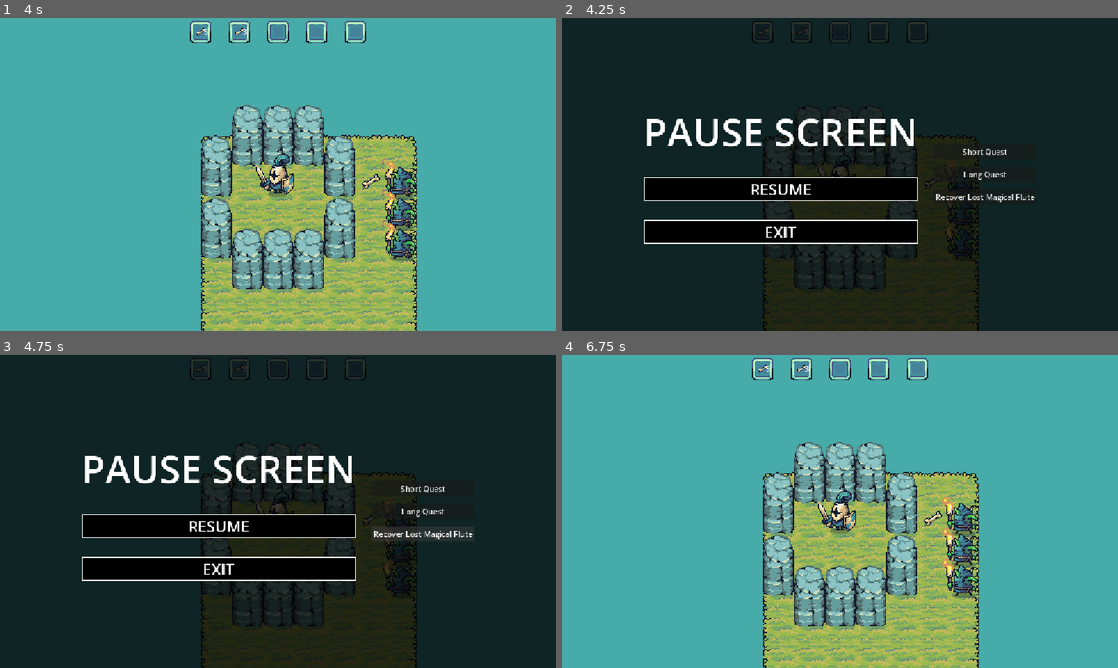
Above: before the commit, frames 1-4 (two rows, left to right).
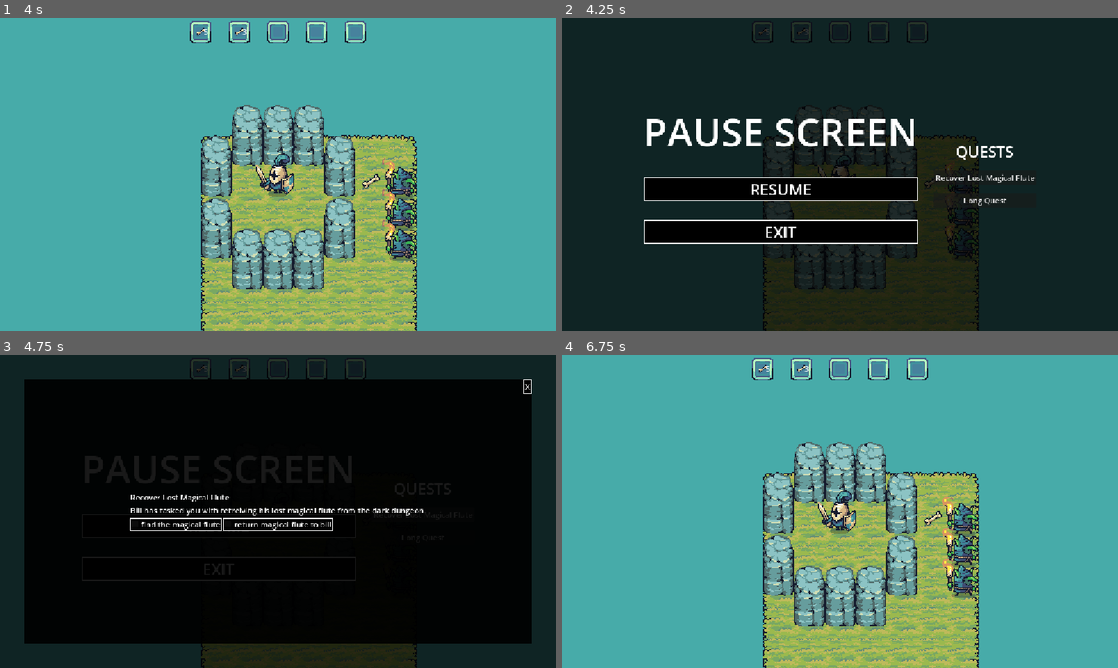
Above: after the commit, the same moments.

Repository: EvilSnowflake/Doctoral
Game: Godot game, scene res://scenes/stage.tscn
Same seed, same stepped clock (60 frames per second), same inputs: the game is played once before the commit and once after it.
Inputs (mouse positions are in pixels of both pictures, inside the frame that each line leads up to):
- Up to frame 1 (4 s): move the mouse to (400, 158) at 0.52 s; hold D (Right) 0.53-1.28 s; tap Space (Interact) at 0.6, 2.1, 3.6 s; click (400, 158) at 0.67 s; move the mouse to (166, 190) at 1.27 s; hold S (Down) 1.28-2.03 s; tap J (test) at 1.35, 2.85 s; click (166, 190) at 1.42 s; move the mouse to (333, 105) at 2.02 s; hold D (Right) 2.03-2.78 s; click (333, 105) at 2.17 s; move the mouse to (250, 237) at 2.77 s; hold W (Up) 2.78-3.53 s; click (250, 237) at 2.92 s; move the mouse to (444, 221) at 3.52 s; hold A (Left) from 3.53 s (still down); click (444, 221) at 3.67 s
- Up to frame 2 (4.25 s): keep holding A (Left); tap Escape (Escape) at 4.15 s
- Up to frame 3 (4.75 s): release A (Left) at 4.25 s; click "Recover Lost Magical Flute" at 4.25 s
- Up to frame 4 (6.75 s): click "Long Quest" at 5 s; click (1090, 386) at 5.75 s, where only the run after the commit has a clickable "X"; click "RESUME" at 6.5 s

Frame 1 is identical in both runs. In frame 2, 0.7% of the frame differs, in the area x 67-86%, y 40-60%; in frame 3, 67%, in the area x 4-96%, y 7-93%; in frame 4, nothing differs.

Commit message:
Quest stuff on pause
Added buttons on the pause screen for each current quest the user is on while also giving each button the ability to show a panel into which there will be all the information on that quest for the player to see.

Diff:
--- a/reality_matter/scenes/pause_menu.tscn
+++ b/reality_matter/scenes/pause_menu.tscn
@@ -2,6 +2,7 @@
 
 [ext_resource type="Script" uid="uid://cutf8fnio65h" path="res://scripts/pause_menu.gd" id="1_myx47"]
 [ext_resource type="Theme" uid="uid://cg086027rtnh0" path="res://assets/themes/game_theme.tres" id="1_n87rw"]
+[ext_resource type="PackedScene" uid="uid://dmnjnl07fyf0v" path="res://scenes/quest_showcase.tscn" id="3_kukqi"]
 
 [node name="PauseMenu" type="Control" unique_id=611801035]
 process_mode = 3
@@ -74,3 +75,43 @@
 layout_mode = 2
 theme_override_constants/separation = 16
 alignment = 1
+
+[node name="QuestLabel" type="Label" parent="ColorRect/MarginContainer/HBoxContainer/QuestVbox" unique_id=466134613]
+layout_mode = 2
+theme_override_font_sizes/font_size = 32
+text = "QUESTS"
+horizontal_alignment = 1
+
+[node name="QuestPanel" type="Panel" parent="ColorRect/MarginContainer" unique_id=2076618642]
+unique_name_in_owner = true
+visible = false
+layout_mode = 2
+theme = ExtResource("1_n87rw")
+
+[node name="HBoxContainer" type="HBoxContainer" parent="ColorRect/MarginContainer/QuestPanel" unique_id=702826851]
+layout_mode = 1
+anchors_preset = 15
+anchor_right = 1.0
+anchor_bottom = 1.0
+grow_horizontal = 2
+grow_vertical = 2
+alignment = 1
+
+[node name="QuestVBoxShowcases" type="VBoxContainer" parent="ColorRect/MarginContainer/QuestPanel/HBoxContainer" unique_id=2130432881]
+layout_mode = 2
+alignment = 1
+
+[node name="QuestShowcase" parent="ColorRect/MarginContainer/QuestPanel/HBoxContainer/QuestVBoxShowcases" unique_id=2033591043 instance=ExtResource("3_kukqi")]
+unique_name_in_owner = true
+layout_mode = 2
+
+[node name="ExButton" type="Button" parent="ColorRect/MarginContainer/QuestPanel" unique_id=1823110806]
+unique_name_in_owner = true
+layout_mode = 1
+anchors_preset = 1
+anchor_left = 1.0
+anchor_right = 1.0
+offset_left = -18.0
+offset_bottom = 31.0
+grow_horizontal = 0
+text = "X"
--- /dev/null
+++ b/reality_matter/scenes/quest_showcase.tscn
@@ -0,0 +1,42 @@
+[gd_scene format=3 uid="uid://dmnjnl07fyf0v"]
+
+[ext_resource type="Script" uid="uid://cwsiqdndb1fgo" path="res://scripts/quest_showcase.gd" id="1_86ms6"]
+
+[node name="QuestShowcase" type="Control" unique_id=2033591043]
+layout_mode = 3
+anchors_preset = 15
+anchor_right = 1.0
+anchor_bottom = 1.0
+grow_horizontal = 2
+grow_vertical = 2
+size_flags_horizontal = 3
+size_flags_vertical = 3
+script = ExtResource("1_86ms6")
+
+[node name="Panel" type="Panel" parent="." unique_id=837823990]
+layout_mode = 1
+anchors_preset = 15
+anchor_right = 1.0
+anchor_bottom = 1.0
+grow_horizontal = 2
+grow_vertical = 2
+
+[node name="VBoxContainer" type="VBoxContainer" parent="Panel" unique_id=2128668588]
+layout_mode = 1
+anchors_preset = 15
+anchor_right = 1.0
+anchor_bottom = 1.0
+grow_horizontal = 2
+grow_vertical = 2
+alignment = 1
+
+[node name="QuestTitleLabel" type="Label" parent="Panel/VBoxContainer" unique_id=602699007]
+layout_mode = 2
+text = "QUEST TITLE"
+
+[node name="QuestDescriptionLabel" type="Label" parent="Panel/VBoxContainer" unique_id=1560178980]
+layout_mode = 2
+text = "QUEST DESCRIPTION"
+
+[node name="CheckboxHBoxContainer" type="HBoxContainer" parent="Panel/VBoxContainer" unique_id=1308687704]
+layout_mode = 2
--- a/reality_matter/scripts/global_quest_manager.gd
+++ b/reality_matter/scripts/global_quest_manager.gd
@@ -83,5 +83,8 @@
 		_player_combat_stats = _comb
 		_player_inventory = _inv
 
-func get_quests() -> Array[Quest]:
-	return quests
+func get_current_quests() -> Array[String]:
+	var title_array: Array[String] = []
+	for q in current_quests:
+		title_array.append(q.title)
+	return title_array
--- a/reality_matter/scripts/pause_menu.gd
+++ b/reality_matter/scripts/pause_menu.gd
@@ -3,14 +3,24 @@
 @onready var resume_button: Button = %ResumeButton
 @onready var exit_button: Button = %ExitButton
 @onready var quest_vbox = %QuestVbox
+@onready var quest_panel = %QuestPanel
+@onready var quest_showcase = %QuestShowcase
+@onready var ex_button = %ExButton
+
+#var quest_showcase_path: String = "res://scenes/quest_showcase.tscn"
+
+#var _quest_showcase_scene: Resource
 
 func _ready() -> void:
-	var quests: Array[Quest] = QuestManager.get_quests()
+	#_quest_showcase_scene = load(quest_showcase_path)
+	ex_button.pressed.connect(_stop_showcase)
+	var quests: Array[String] = QuestManager.get_current_quests()
 	for q in quests:
 		#print_debug(q.title)d
-		var print_label: Button = Button.new()
-		print_label.text = q.title
-		quest_vbox.add_child(print_label)
+		var quest_button: Button = Button.new()
+		quest_button.text = q
+		quest_button.pressed.connect(_showcase_quest.bind(q))
+		quest_vbox.add_child(quest_button)
 		#The buttons should open a tooltip that shows the description and the steps required
 
 func get_resume_button() -> Button:
@@ -19,5 +29,15 @@
 func get_exit_button() -> Button:
 	return exit_button
 
-func update_qeust_list() -> void:
+func update_quest_list() -> void:
 	pass
+
+func _showcase_quest(_quest_title: String) -> void:
+	quest_panel.show()
+	var this_quest: Quest = QuestManager.find_quest_by_title(_quest_title)
+	quest_showcase.receive_quest_details(this_quest.title, this_quest.description, this_quest.steps)
+
+func _stop_showcase() -> void:
+	if quest_showcase.has_method("clear_destails"):
+		quest_showcase.clear_destails()
+	quest_panel.hide()
--- /dev/null
+++ b/reality_matter/scripts/quest_showcase.gd
@@ -0,0 +1,28 @@
+extends Control
+
+@onready var checkbox_h_box_container = $Panel/VBoxContainer/CheckboxHBoxContainer
+@onready var quest_title_label = $Panel/VBoxContainer/QuestTitleLabel
+@onready var quest_description_label = $Panel/VBoxContainer/QuestDescriptionLabel
+
+func get_current_quest_title() -> String:
+	return quest_title_label.text
+
+func modify_quest_step(_step_text: String) -> void:
+	for _child: CheckBox in checkbox_h_box_container.get_children():
+		if _child.text == _step_text.to_lower():
+			_child.button_pressed = true
+
+func receive_quest_details(_title_text: String, _description_text: String, _steps_array: Array[String]) -> void:
+	quest_title_label.text = _title_text
+	quest_description_label.text = _description_text
+	for step in _steps_array:
+		var step_checkbox: CheckBox = CheckBox.new()
+		step_checkbox.mouse_filter = Control.MOUSE_FILTER_IGNORE
+		step_checkbox.text = step.to_lower()
+		checkbox_h_box_container.add_child(step_checkbox)
+
+func clear_destails() -> void:
+	quest_title_label.text = ""
+	quest_description_label.text = ""
+	for _child in checkbox_h_box_container.get_children():
+		_child.queue_free()
--- a/reality_matter/scripts/user_interface_node.gd
+++ b/reality_matter/scripts/user_interface_node.gd
@@ -213,6 +213,9 @@
 	if _pause.has_method("get_resume_button"):
 		var res_button: Button = _pause.get_resume_button()
 		res_button.pressed.connect(_perform_pause)
+	if _pause.has_method("get_exit_button"):
+		var ex_button: Button = _pause.get_exit_button()
+		ex_button.pressed.connect(close_game)
 
 ## This function is responsible for pausing and resuming the game. Depending on the status of the
 ## game it either shows the pause menu and stops the appropriate processes or it hides the pause
@@ -224,3 +227,6 @@
 	else:
 		_pause.hide()
 		get_tree().paused = false
+
+func close_game() -> void:
+	get_tree().quit()
Not shown, added: reality_matter/scripts/quest_showcase.gd.uid
Not shown, changed: README.md
